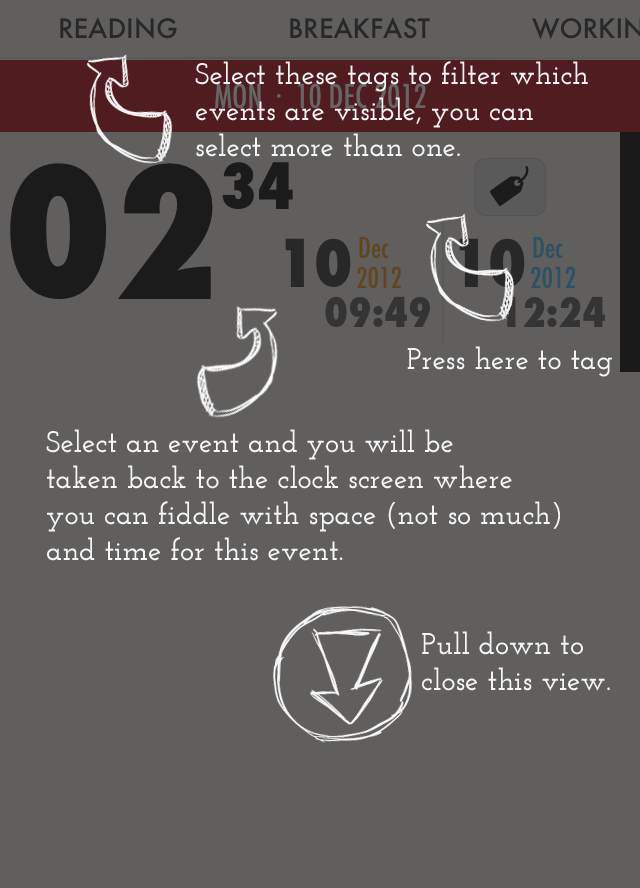
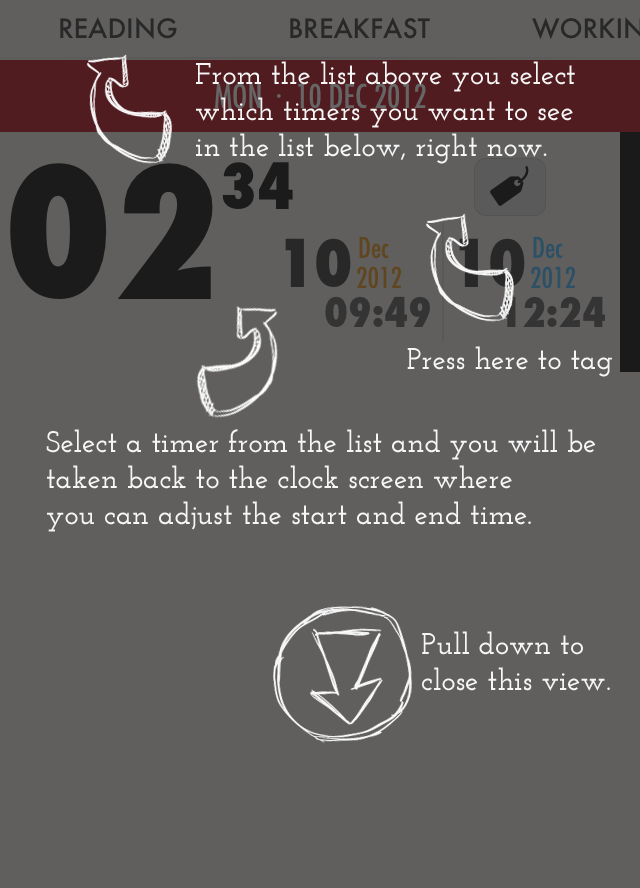
Two versions of the same layered image (640px x 888px). Layer-by-layer changes:
renamed "Select an event and you will be taken back to the clock screen" to "Select a timer from the list and you will be taken back to the", painted on it over [47, 429, 596, 561]
renamed "Select these tags to filter which events are visible, you can s" to "From the list above you select which timers you want to see in", painted on it over [195, 61, 588, 164]
